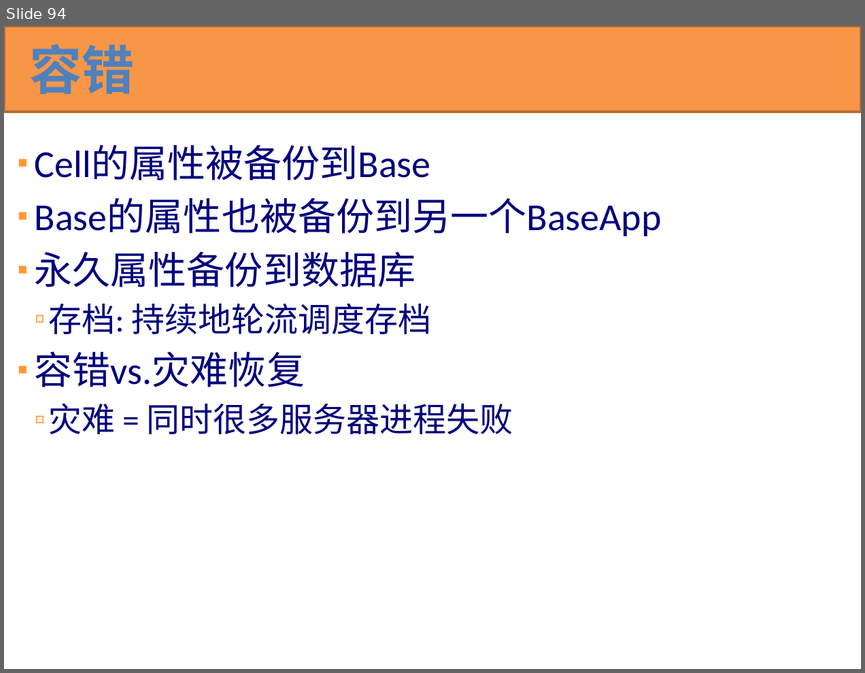
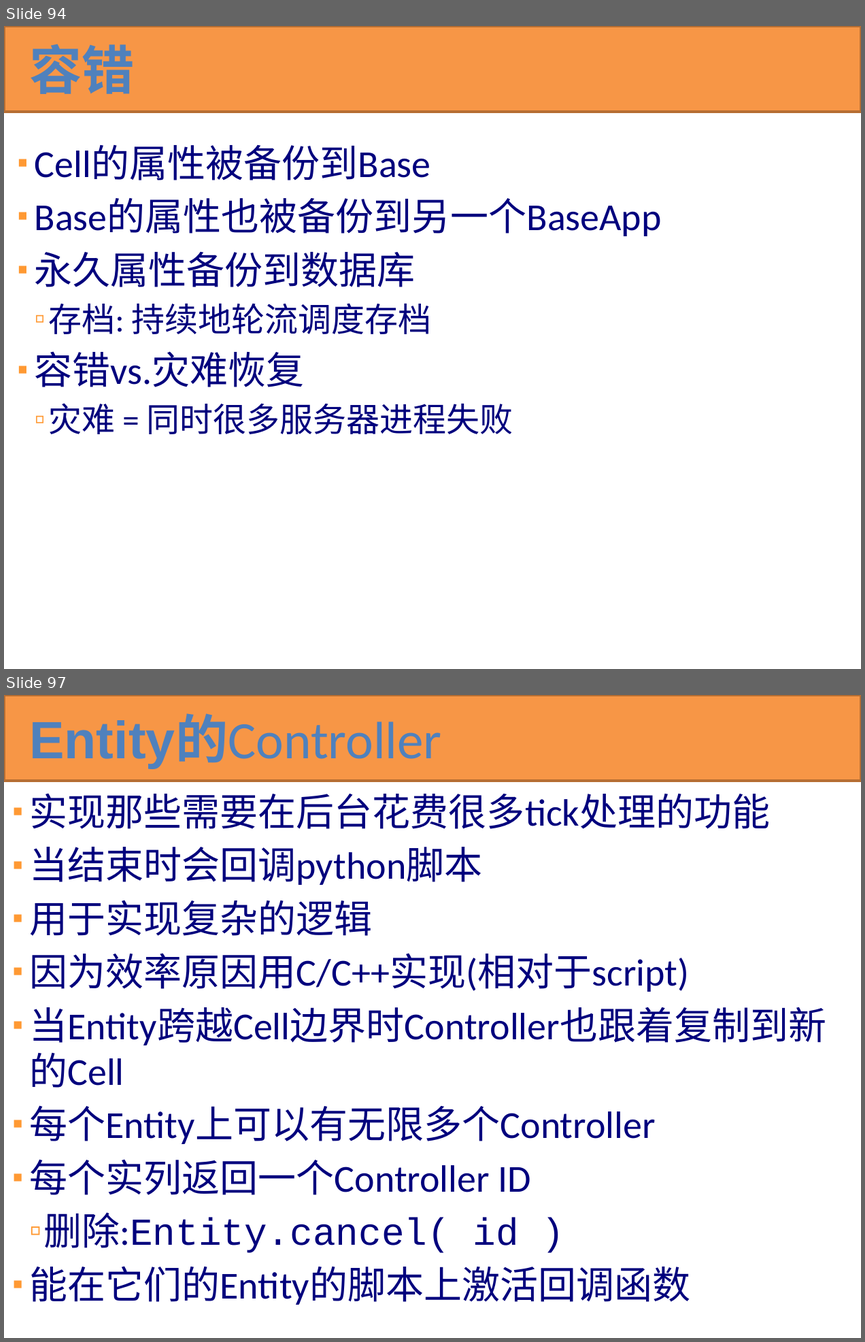
Before and after one commit to kbengine/kbengine_docs, a slide deck: KBEngine技术预览.pptx. Shown one above the other, each under a label of ours: slide 94 before the commit, slides 94 and 97 after it; the slides between them are not shown. The pictures are 865x673 and 865x1342 pixels, drawn with LibreOffice and Linux fonts; fonts in the diff are those of the drawing. Boxes give left, top, right and bottom in pixels: in the first picture for what was removed or moved away, otherwise in the second. Text is boxed around its words. In the diff, an @@ line names an element or a change of style, - is before the commit and + after.

```diff
--- a/KBEngine技术预览.pptx
+++ b/KBEngine技术预览.pptx
@@ slide 97 added at <box>4,695,861,1338</box>, background #FFFFFF @@
@@ rectangle added at <box>4,695,861,781</box>, fill #F79646, outline #B76F34 2 pt @@
@@ title added at <box>29,717,441,768</box>, 44.1 pt, text #4F81BD @@
+Entity的Controller
@@ text added at <box>29,793,826,1304</box>, 32 pt, text #00007D @@
+▪ 实现那些需要在后台花费很多tick处理的功能
+▪ 当结束时会回调python脚本
+▪ 用于实现复杂的逻辑
+▪ 因为效率原因用C/C++实现(相对于script)
+▪ 当Entity跨越Cell边界时Controller也跟着复制到新的Cell
+▪ 每个Entity上可以有无限多个Controller
+▪ 每个实列返回一个Controller ID
+  ▫ 删除:Entity.cancel( id )
+▪ 能在它们的Entity的脚本上激活回调函数
```
Also in this commit, not shown: 13 other slides added.
